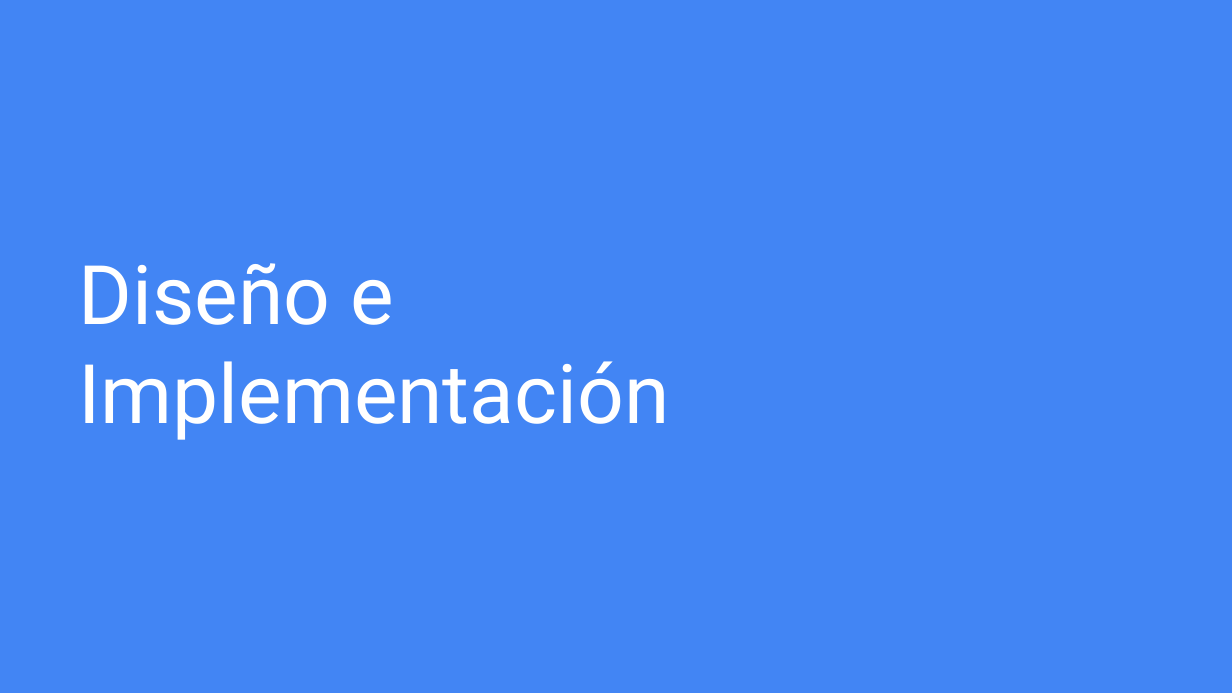
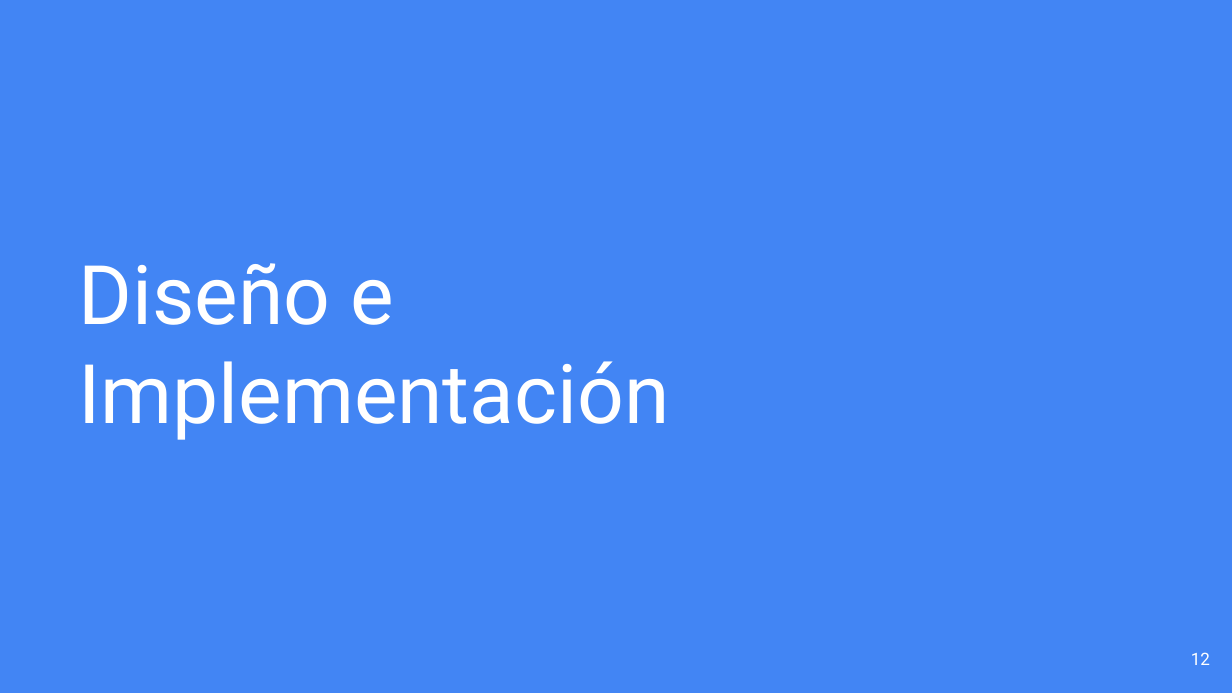
Before and after one commit to juandpenan/SistemasEmbebidos, a slide deck: slide 12 of Presentacion.pptx. Drawn at 1232x693 pixels with LibreOffice and Linux fonts; fonts in the diff are those of the drawing. Boxes give left, top, right and bottom in pixels: in the first picture for what was removed or moved away, otherwise in the second. Text is boxed around its words. In the diff, an @@ line names an element or a change of style, - is before the commit and + after.

```diff
--- a/Presentacion.pptx
+++ b/Presentacion.pptx
@@ page number added at <box>1191,652,1210,665</box>, 10 pt, text #FFFFFF @@
+12
```
Also in this commit, not shown: 18 other slides changed, 6 slides added, 1 slide removed, 2 other files.
